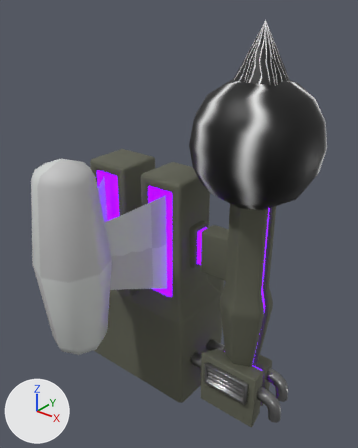
An edit to the FBX model Assets/DA/Environement/LD_Elements/Station/Station.fbx, drawn before and after from the same camera.
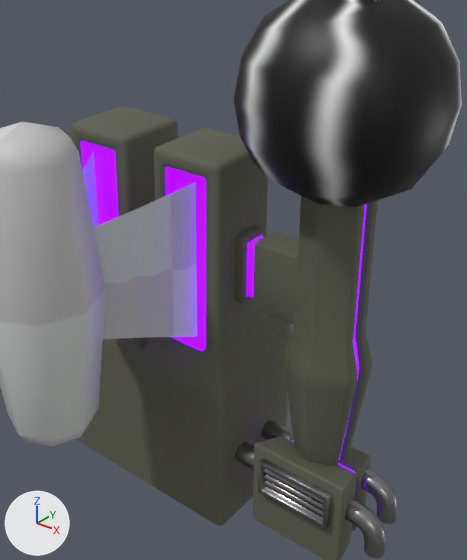
There are two pictures of each version: one whole from a 50 mm camera at (9.01, -6.9, 11.59) aimed at (1.59, 2.36, 5.85), one close up on the part from 13% to 92% of the width and 19% to 95% of the height. The lights are fixed; the arrows at lower left show +X, +Y and +Z. The first two pictures are the older version. Vertices at exactly the same position are counted once.

Script lines for the objects in view, before the commit:
```python
me_béziercurve_001 = bpy.data.meshes.new('BézierCurve.001')
me_béziercurve_001.from_pydata(...)  # 112 vertices, 96 faces; spans x 4.0..4.98, y 2.391..3.551, z 0.8..1.58
me_béziercurve_001.materials.append(mat_metal)  # grey #909090
me_cube_027 = bpy.data.meshes.new('Cube.027')
me_cube_027.from_pydata(...)  # 152 vertices, 142 faces; spans x 2.726..4.115, y 2.095..2.27, z 1.197..1.891
me_cube_027.materials.append(mat_metal)  # grey #909090
me_cube_043 = bpy.data.meshes.new('Cube.043')
me_cube_043.from_pydata(...)  # 356 vertices, 344 faces; spans x -2.0..2.0, y 1.93..4.97, z 0.0..7.0
# faces by material slot: [254, 90]
me_cube_043.materials.append(mat_basecolor)  # dark grey #5f6052
me_cube_043.materials.append(mat_led)  # purple #7f00ff, glowing purple #7f00ff
ob_alim1 = bpy.data.objects.new('Alim1', me_béziercurve_001)
ob_alim1.location = (0.0, 0.0, 0.0)
ob_chargeaero = bpy.data.objects.new('ChargeAero', me_cube_027)
ob_chargeaero.location = (0.0, 0.0, 0.0)
ob_liftbase = bpy.data.objects.new('LiftBase', me_cube_043)
ob_liftbase.location = (0.0, 0.0, 0.0)
# also in view: 'EnergySkin' at (3.41, 3.0, 8.25); 'BuildFX' at (0.0, 1.44, 5.11); 'BuildFX2' at (0.0, 0.0, 5.19); 'StationBase' at (2.96, 2.97, 3.72); 'Alim2' at (2.31, 2.97, 1.4)
```
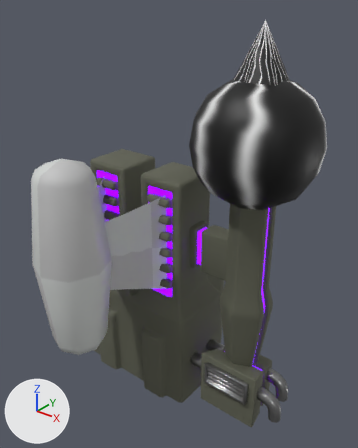
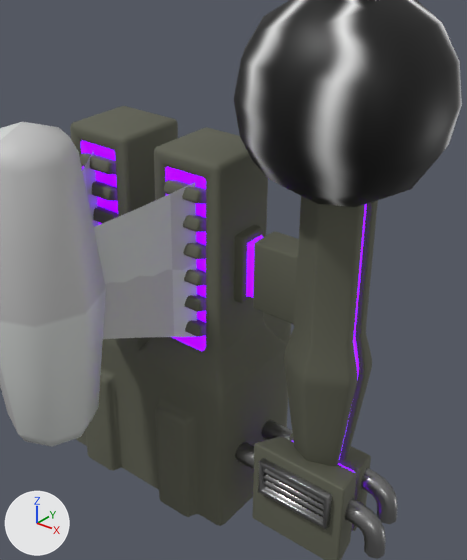
Where the change shows, as pixel boxes (x1, y1, x2, y2) in the close-ups (467 x 560 px):
'LiftBase.001', added
    after: (80, 153, 206, 337)
part 1 of me_cube_043, built on
    both: (76, 328, 291, 526)

The change, as a list of edits to the scene's bpy script:
```text
Change me_cube_043:
    used by ob_liftbase; location = (0.0, 0.0, 0.0)
    remove me_cube_043.from_pydata(...)  # 356 vertices, 344 faces; spans x -2.0..2.0, y 1.93..4.97, z 0.0..7.0
    add me_cube_043.from_pydata(...)  # 448 vertices, 426 faces; spans x -2.0..2.0, y 1.74..4.97, z 0.0..7.0
    me_cube_043 part 1
    4 vertices are removed from x -1.4..1.4, y 1.97, z 0.0
    20 faces are deleted
    68 vertices are added at x -1.5..1.5, y 1.74..1.97, z 0.0..2.34
    16 new vertices lie (0.0, 0.0, 2.24) away from vertices in x -2.0..2.0, y 1.97..4.97, z 0.0
    12 new vertices lie (0.0, 0.03, -2.14) away from vertices in x -1.4..1.4, y 1.74..1.84, z 2.14
    102 new faces join them, mat_basecolor (dark grey #5f6052)
Add me_cube_045:
    me_cube_045.from_pydata(...)  # 480 vertices, 396 faces; spans x -1.37..1.37, y 2.15..2.51, z 3.56..6.36
    me_cube_045.materials.append(mat_basecolor)  # dark grey #5f6052
Add ob_liftbase_001:
    ob_liftbase_001 = bpy.data.objects.new('LiftBase.001', me_cube_045)
    ob_liftbase_001.location = (0.0, 0.0, 0.15)
```
